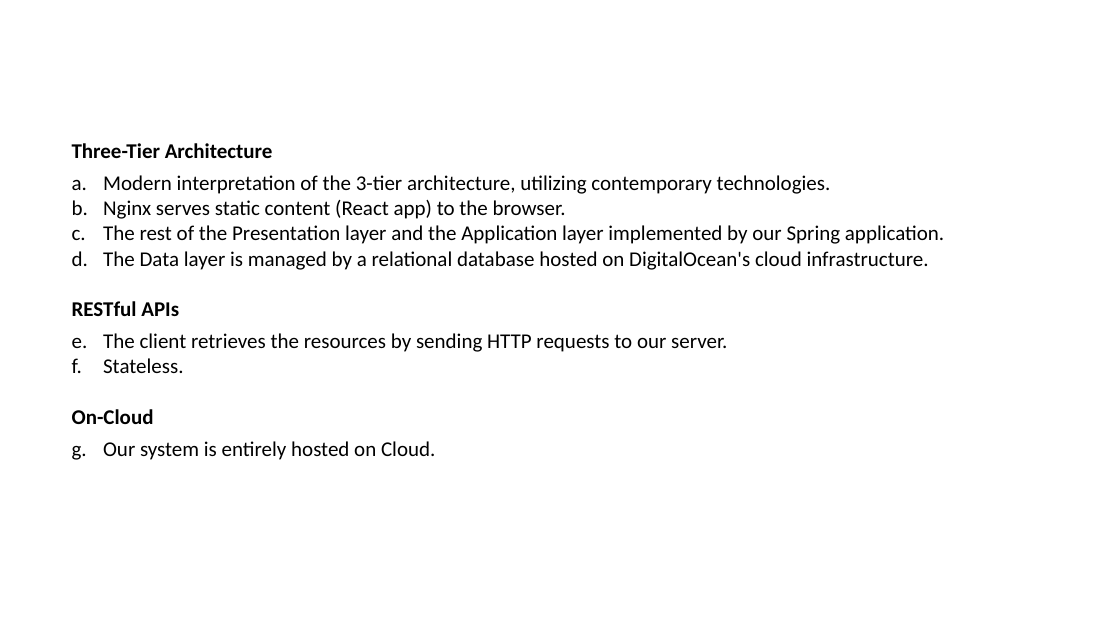
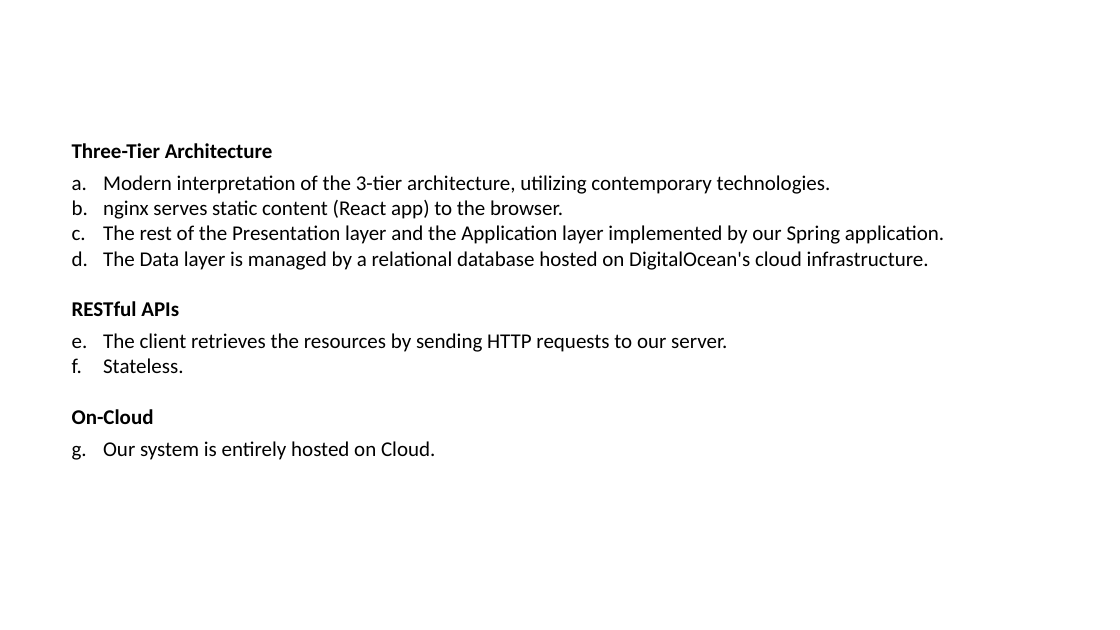
Before and after one commit to peetceenatoo/software-lifecycle, a slide deck: slide 9 of Slides/Slides.pptx (slide 11 before the commit). Drawn at 1120x630 pixels with LibreOffice and Linux fonts; fonts in the diff are those of the drawing; background and template pictures are left out. Boxes give left, top, right and bottom in pixels: in the first picture for what was removed or moved away, otherwise in the second. Text is boxed around its words. In the diff, an @@ line names an element or a change of style, - is before the commit and + after.

```diff
--- a/Slides/Slides.pptx
+++ b/Slides/Slides.pptx
@@ text at [103,200,563,219]: text changed @@
-b. Nginx serves static content (React app) to the browser.
+b. nginx serves static content (React app) to the browser.
```
Also in this commit, not shown: 4 other slides changed, 1 slide added, 4 slides removed.
